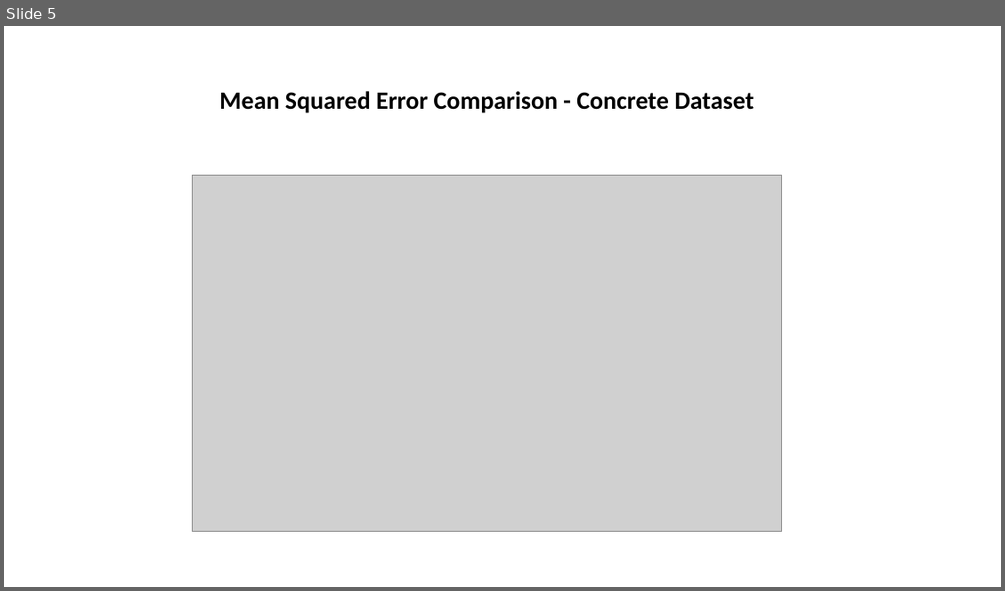
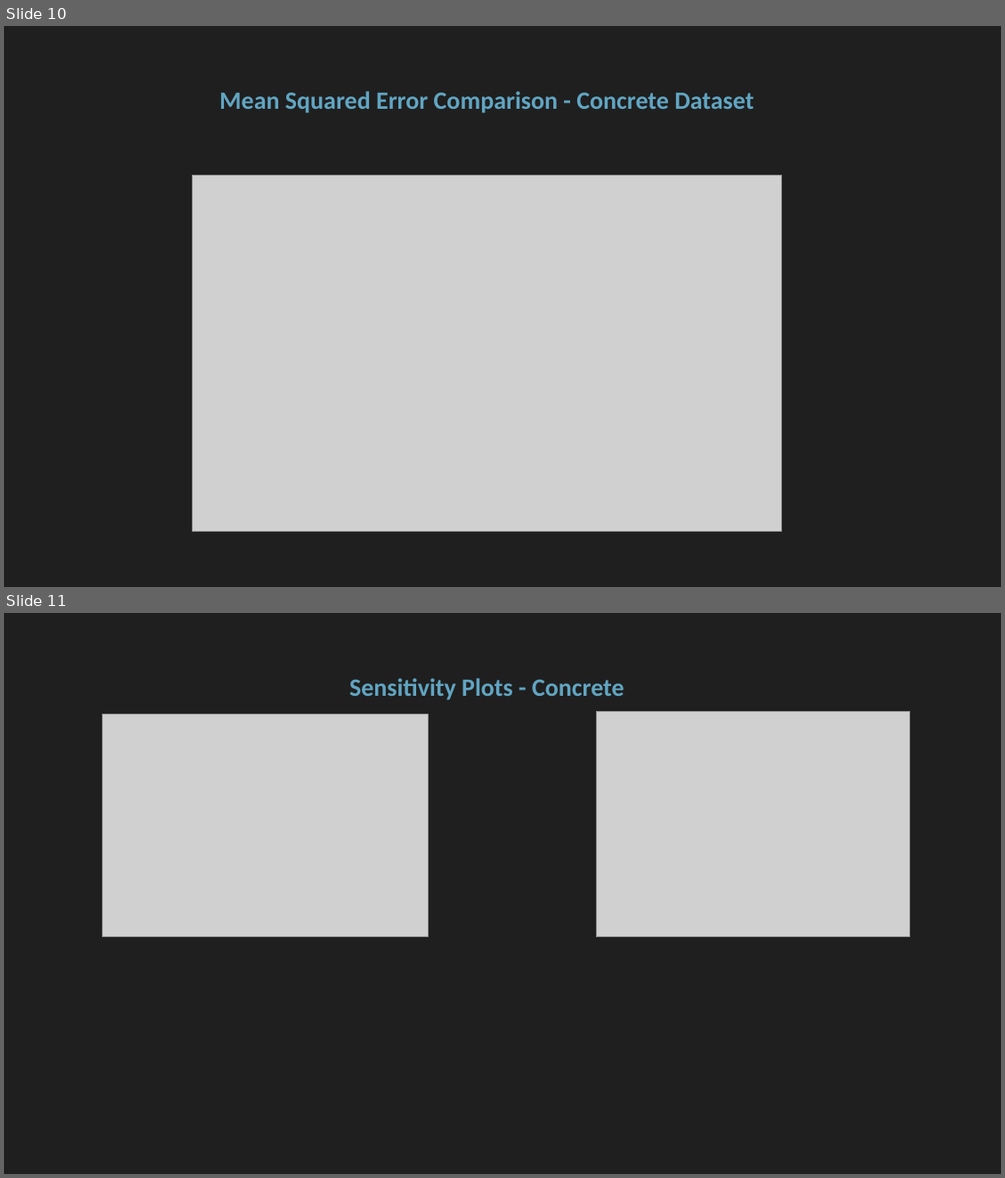
Before and after one commit to floengl/Machine-Learning, a slide deck: Exercise_2/Exercie2_slides.pptx. Shown one above the other, each under a label of ours: slide 5 before the commit, slides 10 and 11 after it. The pictures are 1005x591 and 1005x1178 pixels, drawn with LibreOffice and Linux fonts; fonts in the diff are those of the drawing; grey boxes stand for pictures. Boxes give left, top, right and bottom in pixels: in the first picture for what was removed or moved away, otherwise in the second. Text is boxed around its words. In the diff, an @@ line names an element or a change of style, - is before the commit and + after.

```diff
--- a/Exercise_2/Exercie2_slides.pptx
+++ b/Exercise_2/Exercie2_slides.pptx
@@ slide 11 added at (4,613,1001,1174), background #1F1F1F @@
@@ title added at (349,678,624,700), 24 pt, text #61A5C2, bold @@
+Sensitivity Plots - Concrete
@@ picture added at (102,714,428,937) @@
@@ picture added at (596,711,910,937) @@
@@ what was slide 5 is now slide 10 @@
@@ slide 10 changed as well @@
@@ background #FFFFFF to #1F1F1F @@
@@ title "Mean Squared Error Comparison - ..." at (219,91,753,113): text colour #000000 to #61A5C2 @@
```
Also in this commit, not shown: 4 other slides changed, 9 other slides added, 3 other files.
